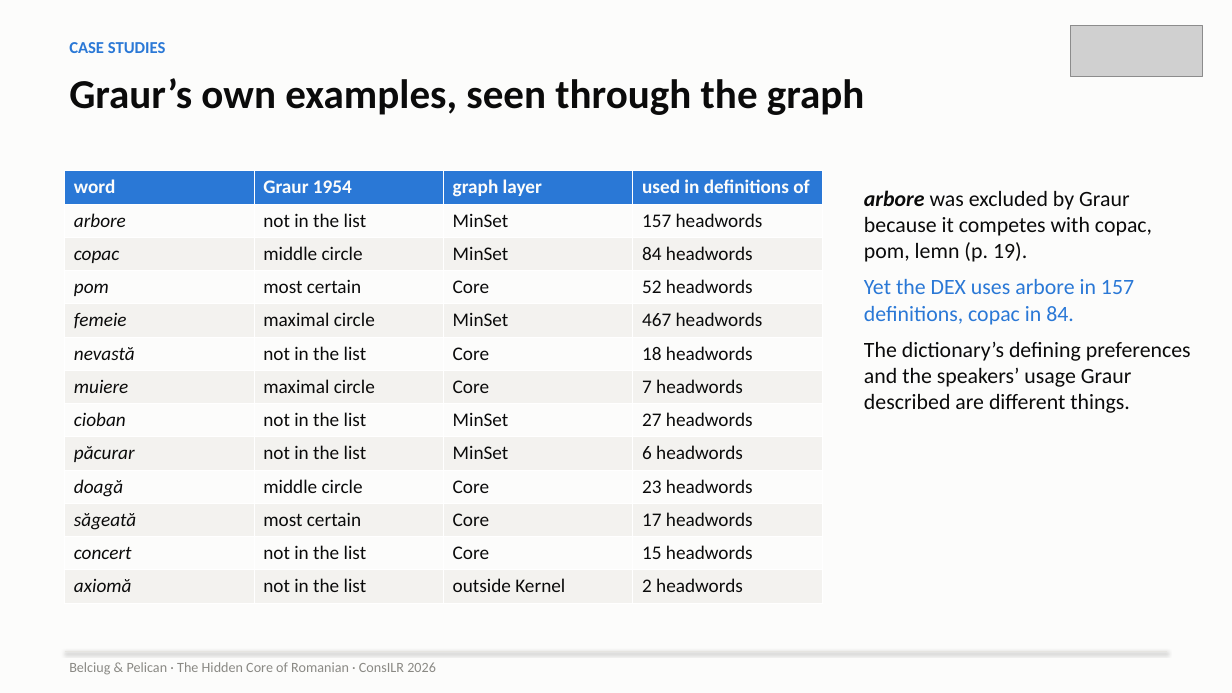
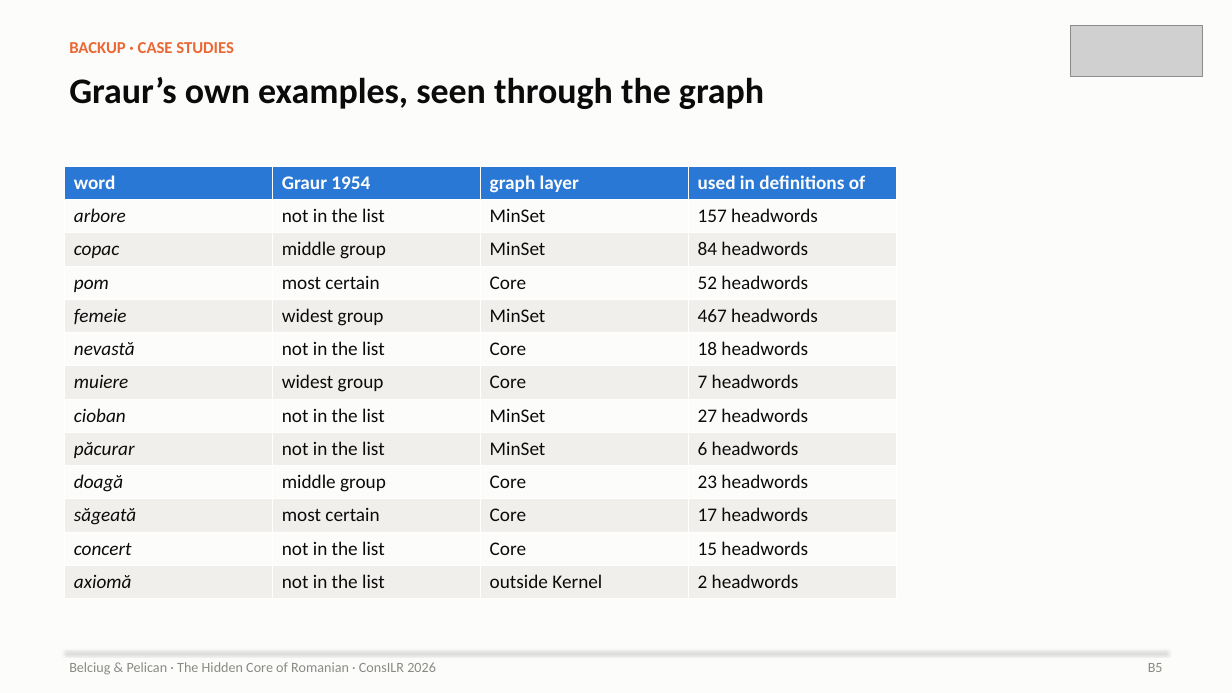
Before and after one commit to ovladon/hidden-core-romanian, a slide deck: slide 20 of slides/HiddenCore_ConsILR2026.pptx (slide 11 before the commit). Drawn at 1232x693 pixels with LibreOffice and Linux fonts; fonts in the diff are those of the drawing; grey boxes stand for pictures. Boxes give left, top, right and bottom in pixels: in the first picture for what was removed or moved away, otherwise in the second. Text is boxed around its words. In the diff, an @@ line names an element or a change of style, - is before the commit and + after.

```diff
--- a/slides/HiddenCore_ConsILR2026.pptx
+++ b/slides/HiddenCore_ConsILR2026.pptx
@@ text at (x1=69, y1=42, x2=234, y2=53): text changed; text colour #2A78D6 to #EB6834 @@
-CASE STUDIES
+BACKUP · CASE STUDIES
@@ text "Graur’s own examples, seen through ..." at (x1=69, y1=77, x2=764, y2=109): size 32 to 28 pt; less space between paragraphs @@
@@ table at (x1=65, y1=166, x2=897, y2=599) @@
-row 3, column 2: middle circle
+row 3, column 2: middle group
-row 5, column 2: maximal circle
+row 5, column 2: widest group
-row 7, column 2: maximal circle
+row 7, column 2: widest group
-row 10, column 2: middle circle
+row 10, column 2: middle group
@@ fill #F3F2EF to #F0EFEC in 24 cells @@
@@ table resized from (x1=65, y1=171, x2=823, y2=604) to (x1=65, y1=166, x2=897, y2=599) @@
@@ text removed at (x1=864, y1=190, x2=1191, y2=413) @@
-arbore was excluded by Graur because it competes with copac, pom, lemn (p. 19).
-Yet the DEX uses arbore in 157 definitions, copac in 84.
-The dictionary’s defining preferences and the speakers’ usage Graur described are different things.
@@ text added at (x1=1148, y1=663, x2=1163, y2=672), 11 pt, text #8A8984 @@
+B5
```
Also in this commit, not shown: 10 other slides changed, 10 slides added, 4 slides removed, 2 other files.
